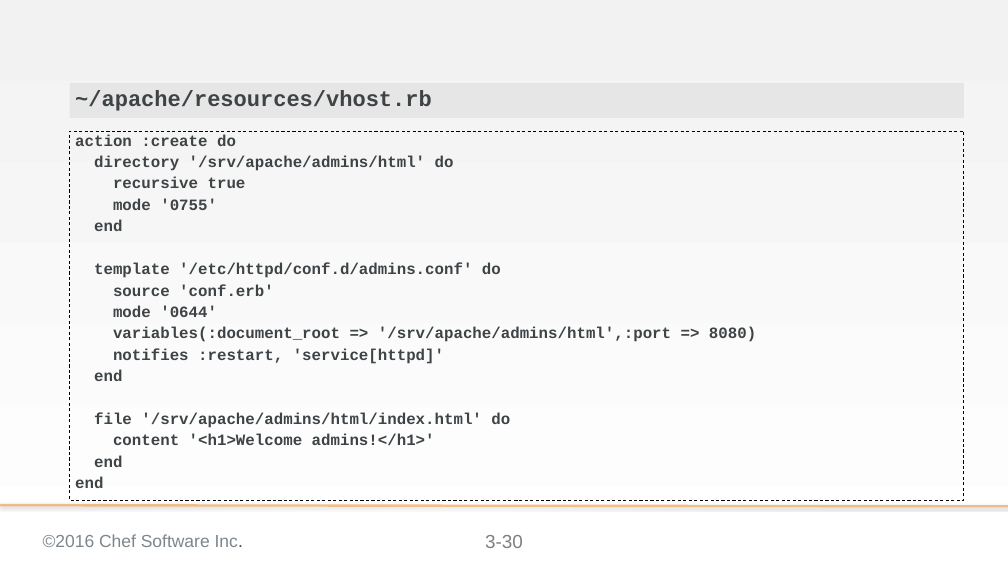
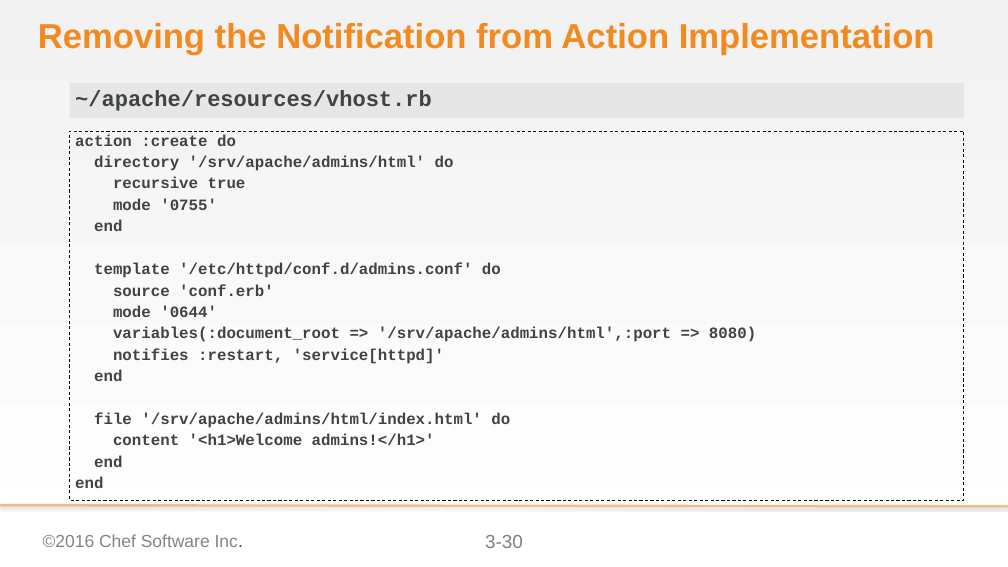
Before and after one commit to chef-training/extending_cookbooks, a slide deck: slide 30 of 03-creating_a_custom_resource-linux.pptx. Drawn at 1008x567 pixels with LibreOffice and Linux fonts; fonts in the diff are those of the drawing; background and template pictures are left out. Boxes give left, top, right and bottom in pixels: in the first picture for what was removed or moved away, otherwise in the second. Text is boxed around its words. In the diff, an @@ line names an element or a change of style, - is before the commit and + after.

Commit message:
Updates to the 03 module to add remaining titles

```diff
--- a/03-creating_a_custom_resource-linux.pptx
+++ b/03-creating_a_custom_resource-linux.pptx
@@ title added at (38,23,935,55), 44 pt, text #F18B21, bold @@
+Removing the Notification from Action Implementation
```
Also in this commit, not shown: 43 other slides changed.
